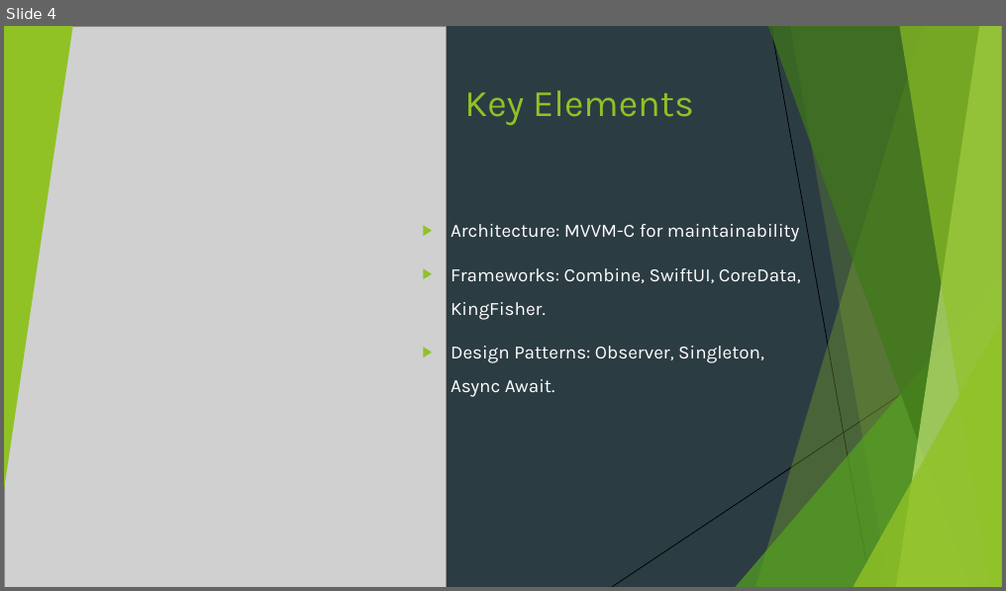
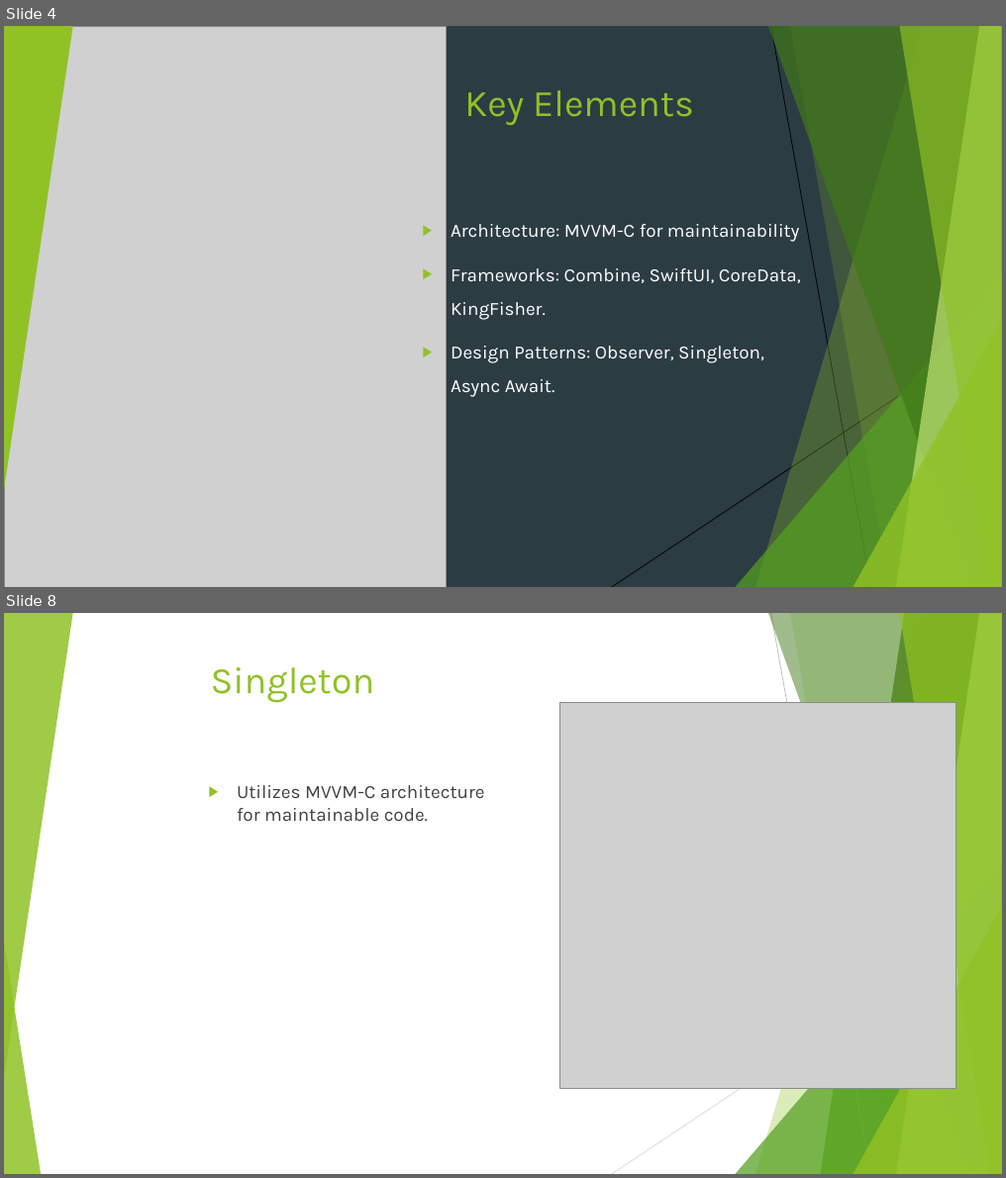
Before and after one commit to adpaladines/Recipes, a slide deck: FlavorPlanetPresentation.pptx. Shown one above the other, each under a label of ours: slide 4 before the commit, slides 4 and 8 after it; the slides between them are not shown. The pictures are 1006x591 and 1006x1178 pixels, drawn with LibreOffice and Linux fonts; fonts in the diff are those of the drawing; grey boxes stand for pictures; background and template pictures are left out. Boxes give left, top, right and bottom in pixels: in the first picture for what was removed or moved away, otherwise in the second. Text is boxed around its words. In the diff, an @@ line names an element or a change of style, - is before the commit and + after.

```diff
--- a/FlavorPlanetPresentation.pptx
+++ b/FlavorPlanetPresentation.pptx
@@ slide 8 added at box(4, 613, 1002, 1174), background picture (left out); not listed: 8 template elements that a slide beside it also shows @@
@@ triangle added at box(4, 613, 73, 1077), fill #90C226 at 85% opacity @@
@@ parallelogram added at box(138, 613, 905, 1174), fill #FFFFFF at 94% opacity @@
@@ freeform shape added at box(755, 613, 1002, 1174), fill #90C226 at 30% opacity @@
@@ freeform shape added at box(768, 613, 1002, 1174), fill #3F7819 at 47% opacity @@
@@ line added from (771, 613) to (871, 1174), #BFBFBF 0.75 pt @@
@@ freeform shape added at box(790, 613, 1002, 1174), fill #90C226 at 20% opacity @@
@@ freeform shape added at box(896, 613, 1002, 1174), fill #C0E474 at 70% opacity @@
@@ freeform shape added at box(899, 613, 1002, 1174), fill #90C226 at 65% opacity @@
@@ title added at box(211, 667, 375, 703), 36 pt, text #90C226 @@
+Singleton
@@ picture added at box(560, 703, 956, 1089) @@
@@ text added at box(237, 785, 485, 821), 18 pt, text #404040 @@
+▶ Utilizes MVVM-C architecture for maintainable code.
@@ triangle added at box(736, 862, 1002, 1174), fill #54A021 at 72% opacity @@
@@ triangle added at box(853, 907, 1002, 1174), fill #90C226 at 80% opacity @@
@@ line added from (1002, 915) to (612, 1174), #D9D9D9 0.75 pt @@
```
Also in this commit, not shown: 3 slides changed, 15 other slides added, 3 other files.
